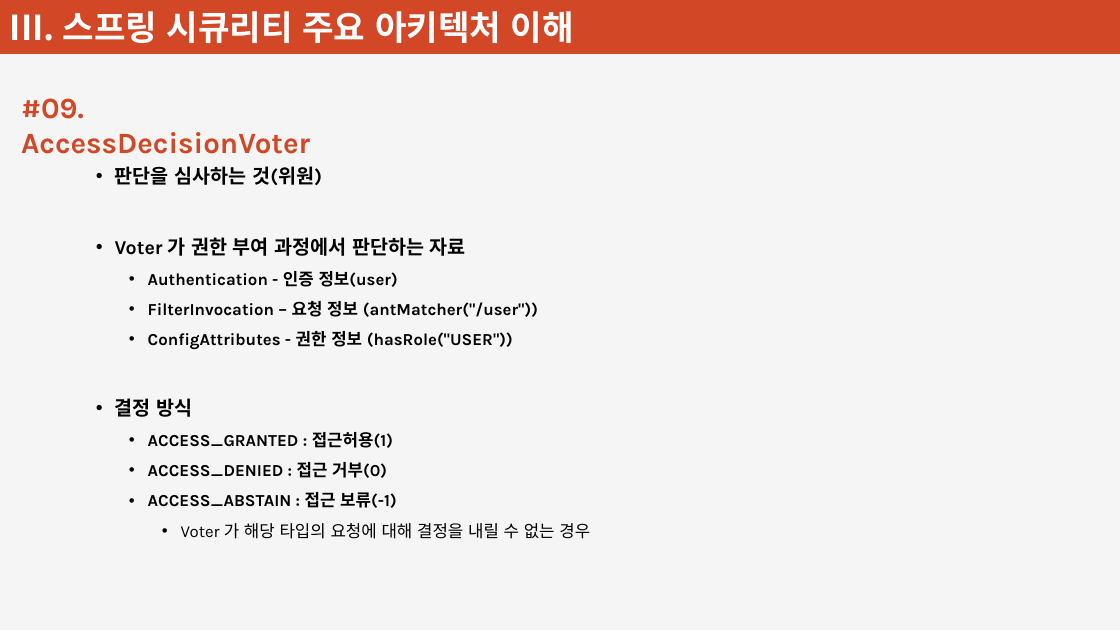
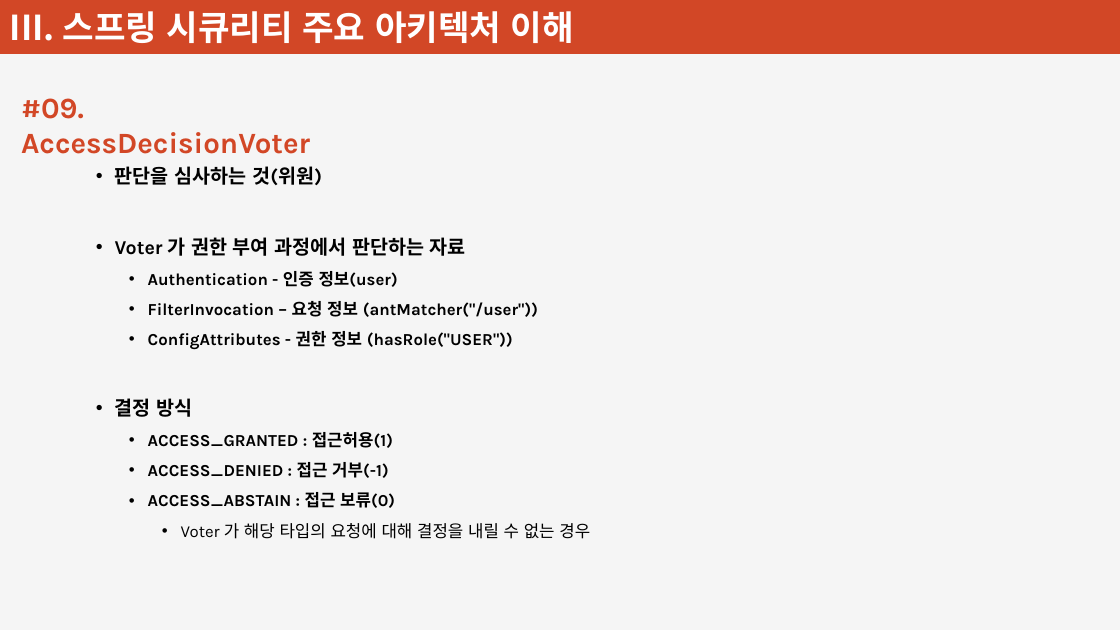
Before and after one commit to plitche/Inflearn_Spring_Security, a slide deck: slide 93 of Document/강의안.pptx. Drawn at 1120x630 pixels with LibreOffice and Linux fonts; fonts in the diff are those of the drawing. Boxes give left, top, right and bottom in pixels: in the first picture for what was removed or moved away, otherwise in the second. Text is boxed around its words. In the diff, an @@ line names an element or a change of style, - is before the commit and + after.

Commit message:
AccessDecisionManager, AccessDecisionVoter

```diff
--- a/Document/강의안.pptx
+++ b/Document/강의안.pptx
@@ text at (148, 462, 395, 508): text changed @@
-  • ACCESS_DENIED : 접근 거부(0)
-  • ACCESS_ABSTAIN : 접근 보류(-1)
+  • ACCESS_DENIED : 접근 거부(-1)
+  • ACCESS_ABSTAIN : 접근 보류(0)
```
Also in this commit, not shown: 1 other slide changed.
